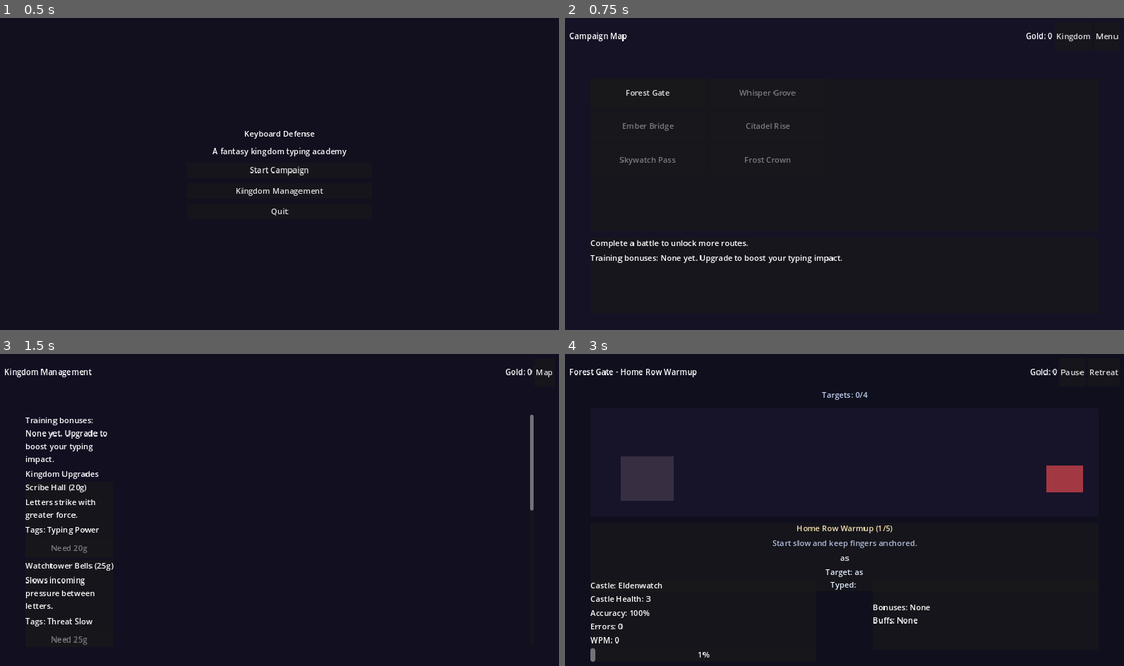
Above: before the commit, frames 1-4 (two rows, left to right).
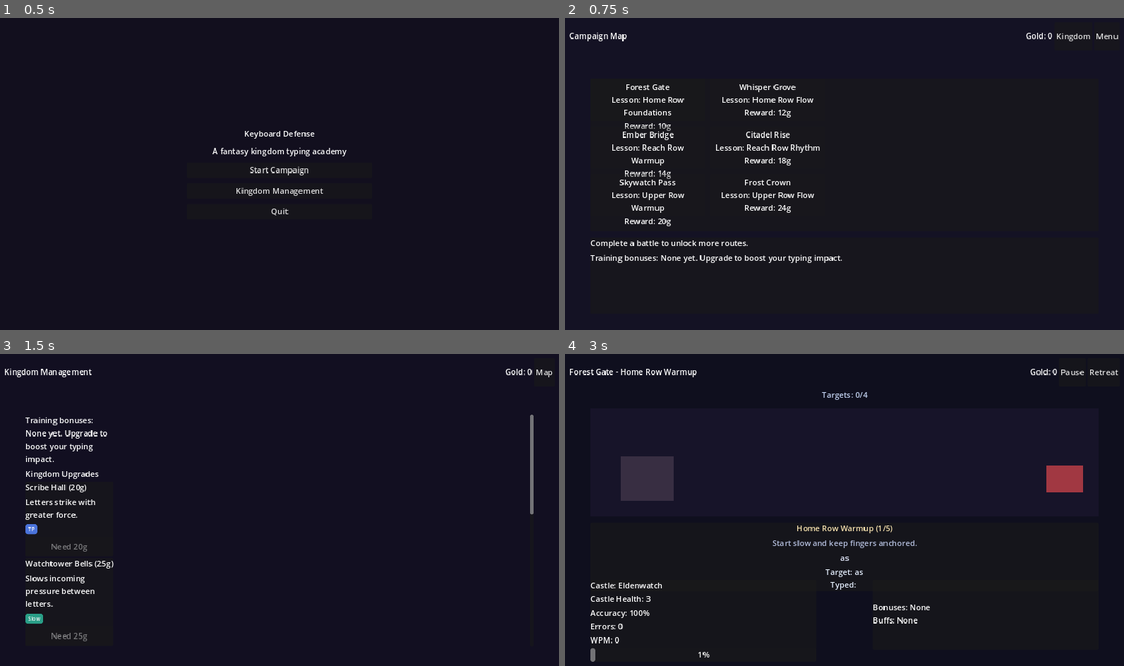
Above: after the commit, the same moments.

Repository: WanderlustCoder/Keyboard-Defense-AzureVale
Game: Godot game, scene res://scenes/MainMenu.tscn
Two runs of this game, one before a commit and one after it. Both use one fixed random seed, a clock stepped at 60 frames per second and the inputs below.
Inputs (mouse positions are in pixels of both pictures, inside the frame that each line leads up to; where the layout moved, square brackets give the same spot in the first picture):
- Up to frame 1 (0.5 s): no input
- Up to frame 2 (0.75 s): click "Start Campaign" at 0.5 s
- Up to frame 3 (1.5 s): click "Kingdom" at 1.25 s
- Up to frame 4 (3 s): click "Map" at 2 s; click (648, 435) [648, 428] at 2.75 s

Frame 1 is identical in both runs. In frame 2, 2.4% of the frame differs, in the area x 8-46%, y 21-67%; in frame 3, 1.1%; in frame 4, less than 0.1%.

Commit message:
Add map node previews and upgrade badges

Diff:
--- a/apps/keyboard-defense-godot/scripts/CampaignMap.gd
+++ b/apps/keyboard-defense-godot/scripts/CampaignMap.gd
@@ -45,13 +45,53 @@
 	for node in nodes:
 		var node_id = str(node.get("id", ""))
 		var label = str(node.get("label", ""))
+		var lesson_id = str(node.get("lesson_id", ""))
+		var lesson = progression.get_lesson(lesson_id)
+		var lesson_label_text = str(lesson.get("label", "Training Drill"))
+		var reward_gold = int(node.get("reward_gold", 0))
 		var unlocked = progression.is_node_unlocked(node_id)
 		var completed = progression.is_node_completed(node_id)
 		var button = Button.new()
-		button.text = label + (" (cleared)" if completed else "")
+		button.text = ""
 		button.disabled = not unlocked
-		button.custom_minimum_size = Vector2(260, 64)
+		button.custom_minimum_size = Vector2(260, 96)
 		button.pressed.connect(_on_node_pressed.bind(node_id))
+		var content = VBoxContainer.new()
+		content.anchor_right = 1.0
+		content.anchor_bottom = 1.0
+		content.offset_left = 8
+		content.offset_top = 6
+		content.offset_right = -8
+		content.offset_bottom = -6
+		content.add_theme_constant_override("separation", 2)
+		content.mouse_filter = Control.MOUSE_FILTER_IGNORE
+		button.add_child(content)
+
+		var title = Label.new()
+		title.text = label + (" (cleared)" if completed else "")
+		title.size_flags_horizontal = Control.SIZE_EXPAND_FILL
+		title.horizontal_alignment = HORIZONTAL_ALIGNMENT_CENTER
+		title.autowrap_mode = TextServer.AUTOWRAP_WORD
+		title.mouse_filter = Control.MOUSE_FILTER_IGNORE
+		content.add_child(title)
+
+		var lesson_label = Label.new()
+		lesson_label.text = "Lesson: %s" % lesson_label_text
+		lesson_label.size_flags_horizontal = Control.SIZE_EXPAND_FILL
+		lesson_label.horizontal_alignment = HORIZONTAL_ALIGNMENT_CENTER
+		lesson_label.autowrap_mode = TextServer.AUTOWRAP_WORD
+		lesson_label.mouse_filter = Control.MOUSE_FILTER_IGNORE
+		content.add_child(lesson_label)
+
+		var reward_text = _format_reward_preview(reward_gold, completed)
+		if reward_text != "":
+			var reward_label = Label.new()
+			reward_label.text = reward_text
+			reward_label.size_flags_horizontal = Control.SIZE_EXPAND_FILL
+			reward_label.horizontal_alignment = HORIZONTAL_ALIGNMENT_CENTER
+			reward_label.autowrap_mode = TextServer.AUTOWRAP_WORD
+			reward_label.mouse_filter = Control.MOUSE_FILTER_IGNORE
+			content.add_child(reward_label)
 		map_grid.add_child(button)
 
 func _update_summary() -> void:
@@ -73,6 +113,13 @@
 		bonus_text = " (+%dg bonus)" % bonus
 	summary_label.text = "%s%s: %d%% acc, %d WPM, +%dg%s" % [node_label, tier_text, accuracy, wpm, gold_awarded, bonus_text]
 
+func _format_reward_preview(reward_gold: int, completed: bool) -> String:
+	if reward_gold <= 0:
+		return ""
+	if completed:
+		return "Reward: %dg (first clear)" % reward_gold
+	return "Reward: %dg" % reward_gold
+
 func _on_node_pressed(node_id: String) -> void:
 	game_controller.go_to_battle(node_id)
 
--- a/apps/keyboard-defense-godot/scripts/KingdomHub.gd
+++ b/apps/keyboard-defense-godot/scripts/KingdomHub.gd
@@ -36,19 +36,46 @@
 		return "Training bonuses: None yet. Upgrade to boost your typing impact."
 	return "Training bonuses: " + ", ".join(parts)
 
-func _format_upgrade_tags(effects: Dictionary) -> String:
+func _get_upgrade_tags(effects: Dictionary) -> Array:
 	var tags: Array = []
 	if float(effects.get("typing_power", 0.0)) != 0.0:
-		tags.append("Typing Power")
+		tags.append(_make_tag("TP", "Typing Power", Color(0.29, 0.45, 0.86)))
 	if float(effects.get("threat_rate_multiplier", 0.0)) != 0.0:
-		tags.append("Threat Slow")
+		tags.append(_make_tag("Slow", "Threat Slow", Color(0.16, 0.62, 0.53)))
 	if float(effects.get("mistake_forgiveness", 0.0)) != 0.0:
-		tags.append("Mistake Forgiveness")
+		tags.append(_make_tag("Forgive", "Mistake Forgiveness", Color(0.84, 0.62, 0.19)))
 	if int(effects.get("castle_health_bonus", 0)) != 0:
-		tags.append("Castle Health")
-	if tags.is_empty():
-		return ""
-	return "Tags: " + ", ".join(tags)
+		tags.append(_make_tag("HP", "Castle Health", Color(0.69, 0.24, 0.24)))
+	return tags
+
+func _make_tag(label_text: String, tooltip: String, color: Color) -> Dictionary:
+	return {"label": label_text, "tooltip": tooltip, "color": color}
+
+func _build_tag_badge(tag: Dictionary) -> PanelContainer:
+	var badge = PanelContainer.new()
+	var style = StyleBoxFlat.new()
+	style.bg_color = tag.get("color", Color(0.2, 0.2, 0.2))
+	style.corner_radius_top_left = 6
+	style.corner_radius_top_right = 6
+	style.corner_radius_bottom_left = 6
+	style.corner_radius_bottom_right = 6
+	style.content_margin_left = 6
+	style.content_margin_right = 6
+	style.content_margin_top = 2
+	style.content_margin_bottom = 2
+	badge.add_theme_stylebox_override("panel", style)
+	badge.tooltip_text = str(tag.get("tooltip", ""))
+	badge.mouse_filter = Control.MOUSE_FILTER_IGNORE
+
+	var label = Label.new()
+	label.text = str(tag.get("label", ""))
+	label.horizontal_alignment = HORIZONTAL_ALIGNMENT_CENTER
+	label.vertical_alignment = VERTICAL_ALIGNMENT_CENTER
+	label.add_theme_color_override("font_color", Color(0.96, 0.96, 0.96))
+	label.add_theme_font_size_override("font_size", 12)
+	label.mouse_filter = Control.MOUSE_FILTER_IGNORE
+	badge.add_child(label)
+	return badge
 
 func _build_upgrade_section(container: VBoxContainer, upgrades: Array) -> void:
 	for child in container.get_children():
@@ -76,12 +103,13 @@
 		desc.autowrap_mode = TextServer.AUTOWRAP_WORD
 		box.add_child(desc)
 
-		var tags_text = _format_upgrade_tags(effects)
-		if tags_text != "":
-			var tags_label = Label.new()
-			tags_label.text = tags_text
-			tags_label.autowrap_mode = TextServer.AUTOWRAP_WORD
-			box.add_child(tags_label)
+		var tags = _get_upgrade_tags(effects)
+		if not tags.is_empty():
+			var tag_row = HBoxContainer.new()
+			tag_row.add_theme_constant_override("separation", 6)
+			for tag in tags:
+				tag_row.add_child(_build_tag_badge(tag))
+			box.add_child(tag_row)
 
 		var button = Button.new()
 		button.custom_minimum_size = Vector2(0, 44)
